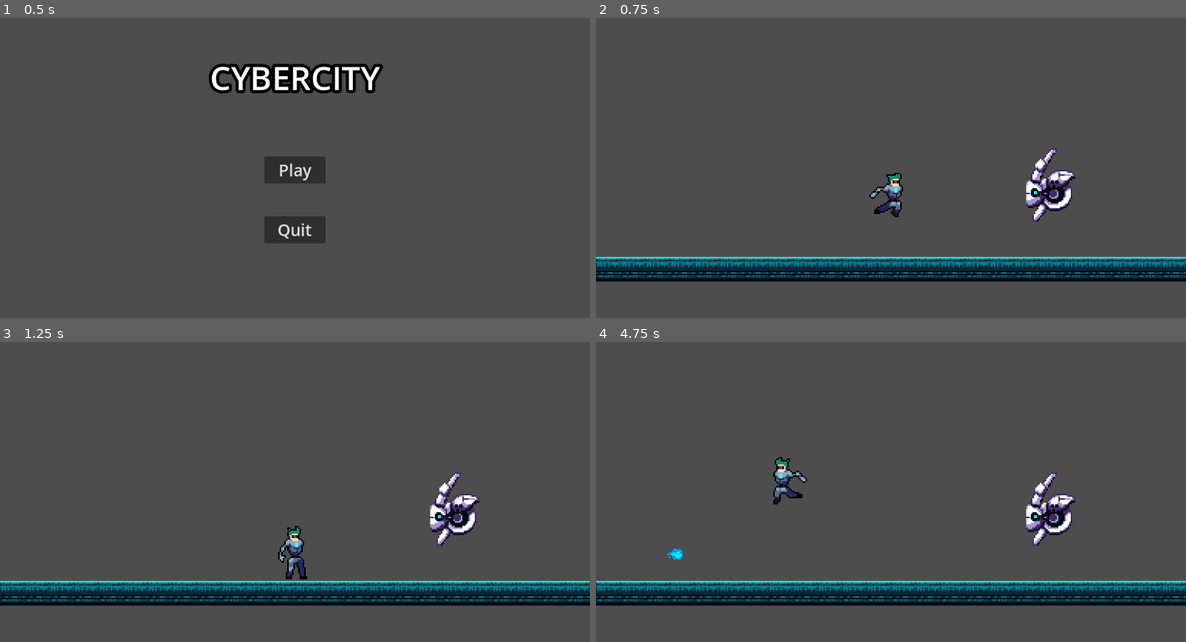
Above: before the commit, frames 1-4 (two rows, left to right).
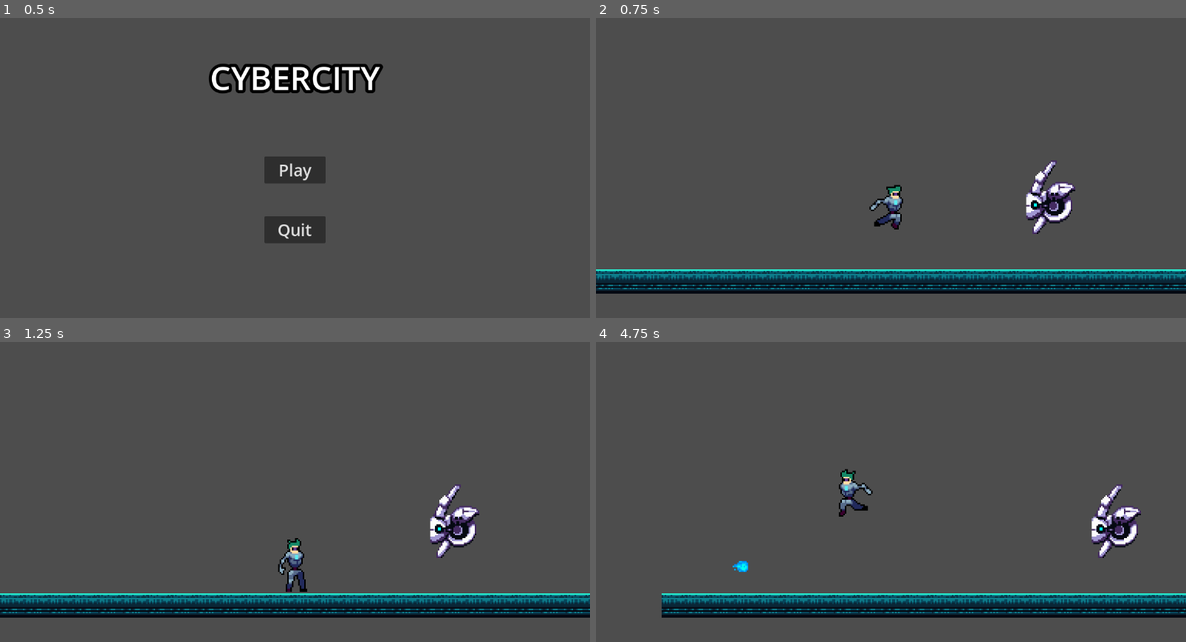
Above: after the commit, the same moments.

Repository: pranavReddy120/CyberCityV3
Game: Godot game, scene res://Scenes/main_menu.tscn
Same seed, same stepped clock (60 frames per second), same inputs: the game is played once before the commit and once after it.
Inputs:
- Up to frame 1 (0.5 s): no input
- Up to frame 2 (0.75 s): click "Play" at 0.5 s
- Up to frame 3 (1.25 s): no input
- Up to frame 4 (4.75 s): hold Right (right) 1.28-2.78 s; tap Space (shoot) at 1.35, 2.1, 2.85, 4.35 s; tap Up (jump) at 1.52, 2.27, 4.52 s; hold Left (left) 2.78-3.5 s; click "Play" at 3.5 s; hold Left (left) from 4.28 s (still down)

Frame 1 is identical in both runs. In frame 2, 14% of the frame differs, in the area x 0-100%, y 43-92%; in frame 3, 14%; in frame 4, 15%, in the area x 0-100%, y 38-92%.

Commit message:
camera changes

Diff:
--- /dev/null
+++ b/Scenes/killzone.tscn
@@ -0,0 +1,13 @@
+[gd_scene load_steps=2 format=3 uid="uid://cdkulvjvuraen"]
+
+[ext_resource type="Script" path="res://Scripts/killzone.gd" id="1_tu47b"]
+
+[node name="killzone" type="Area2D"]
+script = ExtResource("1_tu47b")
+
+[node name="Timer" type="Timer" parent="."]
+wait_time = 0.5
+
+[connection signal="area_entered" from="." to="." method="_on_area_entered"]
+[connection signal="body_entered" from="." to="." method="_on_body_entered"]
+[connection signal="timeout" from="Timer" to="." method="_on_timer_timeout"]
--- a/Scenes/world.tscn
+++ b/Scenes/world.tscn
@@ -1,9 +1,10 @@
-[gd_scene load_steps=7 format=3 uid="uid://bff0gi8mqip4c"]
+[gd_scene load_steps=9 format=3 uid="uid://bff0gi8mqip4c"]
 
 [ext_resource type="Script" path="res://Scripts/world.gd" id="1_h0lro"]
 [ext_resource type="PackedScene" uid="uid://twwk2qsirfci" path="res://Scenes/player.tscn" id="1_nc7r2"]
 [ext_resource type="PackedScene" uid="uid://ck2to62dnqdjw" path="res://Scenes/enemy.tscn" id="2_yu0ta"]
 [ext_resource type="Texture2D" uid="uid://bw7lscyrufmgv" path="res://Assets/tileset.png" id="4_6bg3c"]
+[ext_resource type="PackedScene" uid="uid://cdkulvjvuraen" path="res://Scenes/killzone.tscn" id="5_cepgg"]
 
 [sub_resource type="TileSetAtlasSource" id="TileSetAtlasSource_mk11v"]
 texture = ExtResource("4_6bg3c")
@@ -44,13 +45,18 @@
 physics_layer_0/collision_layer = 1
 sources/1 = SubResource("TileSetAtlasSource_mk11v")
 
+[sub_resource type="WorldBoundaryShape2D" id="WorldBoundaryShape2D_os4vu"]
+distance = -110.0
+
 [node name="World" type="Node2D"]
 script = ExtResource("1_h0lro")
 
-[node name="Camera2D" type="Camera2D" parent="."]
+[node name="Player" parent="." instance=ExtResource("1_nc7r2")]
+
+[node name="Camera2D" type="Camera2D" parent="Player"]
 zoom = Vector2(3, 3)
-
-[node name="Player" parent="." instance=ExtResource("1_nc7r2")]
+limit_bottom = 100
+position_smoothing_enabled = true
 
 [node name="Enemy" parent="." instance=ExtResource("2_yu0ta")]
 position = Vector2(104, 0)
@@ -64,4 +70,9 @@
 format = 2
 layer_0/tile_data = PackedInt32Array(262132, 458753, 11, 262133, 458753, 11, 262134, 458753, 11, 262135, 458753, 11, 26 …(397 unchanged characters)…
 
+[node name="killzone" parent="." instance=ExtResource("5_cepgg")]
+
+[node name="CollisionShape2D" type="CollisionShape2D" parent="killzone"]
+shape = SubResource("WorldBoundaryShape2D_os4vu")
+
 [connection signal="timeout" from="Enemy_Spawner" to="." method="_on_enemy_spawner_timeout"]
--- /dev/null
+++ b/Scripts/killzone.gd
@@ -0,0 +1,13 @@
+extends Area2D
+
+@onready var timer = $Timer
+var main_menu = preload("res://Scenes/main_menu.tscn")
+
+func _on_timer_timeout():
+	GameManager.transition_to_scene(main_menu.resource_path)
+
+
+
+
+func _on_body_entered(body):
+	timer.start()
Not shown, added: Scenes/kil3859.tmp
Not shown, added: Scenes/kil5C0D.tmp
